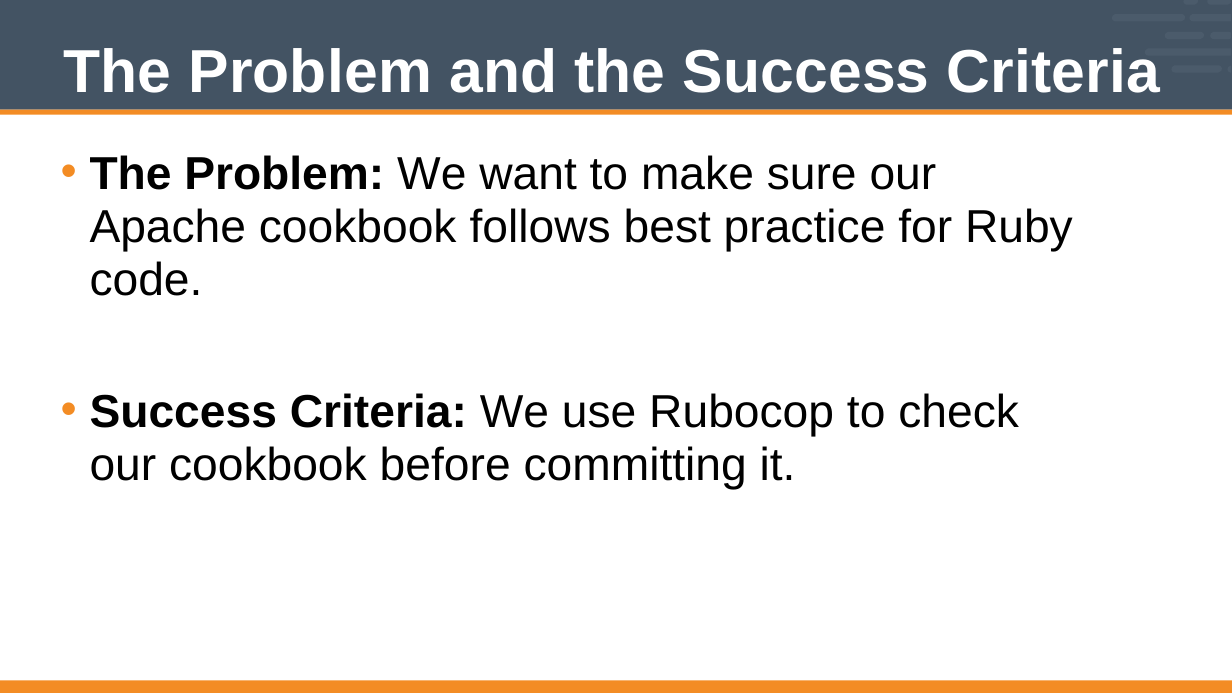
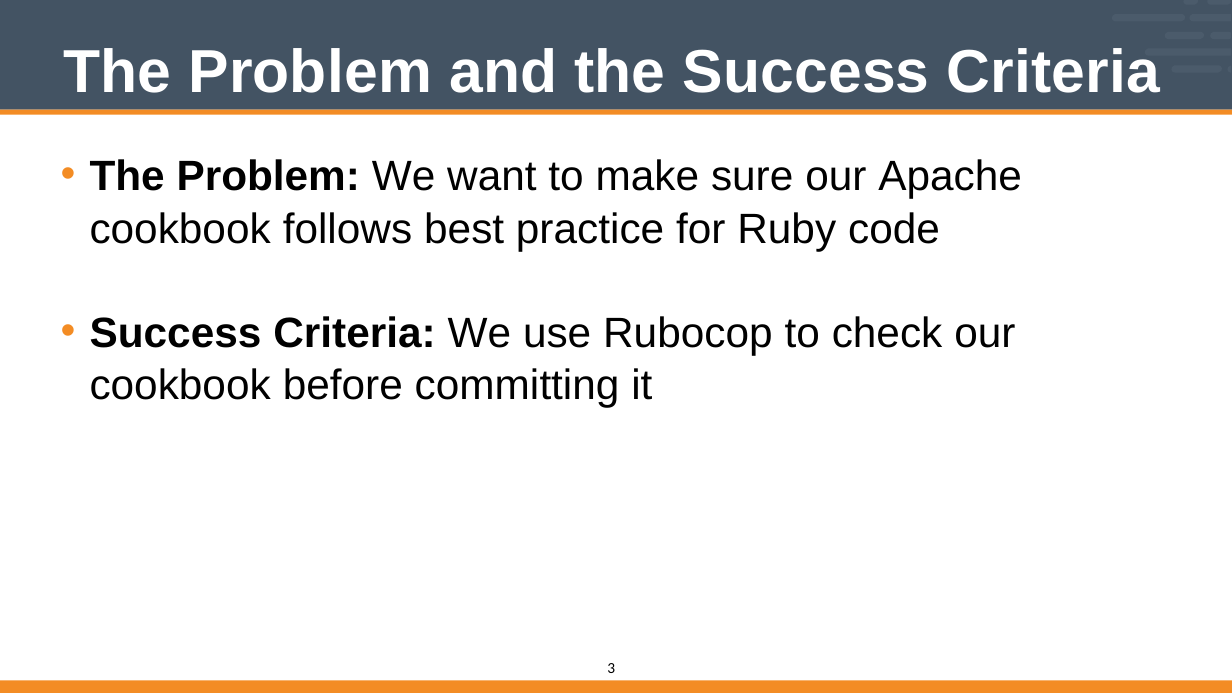
Before and after one commit to vinyar/chef-intermediate, a slide deck: slide 3 of Modules/11-Chef_Intermediate.pptx. Drawn at 1232x693 pixels with LibreOffice and Linux fonts; fonts in the diff are those of the drawing. Boxes give left, top, right and bottom in pixels: in the first picture for what was removed or moved away, otherwise in the second. Text is boxed around its words. In the diff, an @@ line names an element or a change of style, - is before the commit and + after.

```diff
--- a/Modules/11-Chef_Intermediate.pptx
+++ b/Modules/11-Chef_Intermediate.pptx
@@ text at <box>90,159,1022,408</box>: text changed; size 48 to 44 pt @@
-• The Problem: We want to make sure our Apache cookbook follows best practice for Ruby code.
-• Success Criteria: We use Rubocop to check our cookbook before committing it.
+• The Problem: We want to make sure our Apache cookbook follows best practice for Ruby code
+• Success Criteria: We use Rubocop to check our cookbook before committing it
@@ page number added at <box>607,663,615,673</box>, 16 pt, text #000000 @@
+3
```
Also in this commit, not shown: 1 other slide changed, 20 slides added, 10 slides removed.
